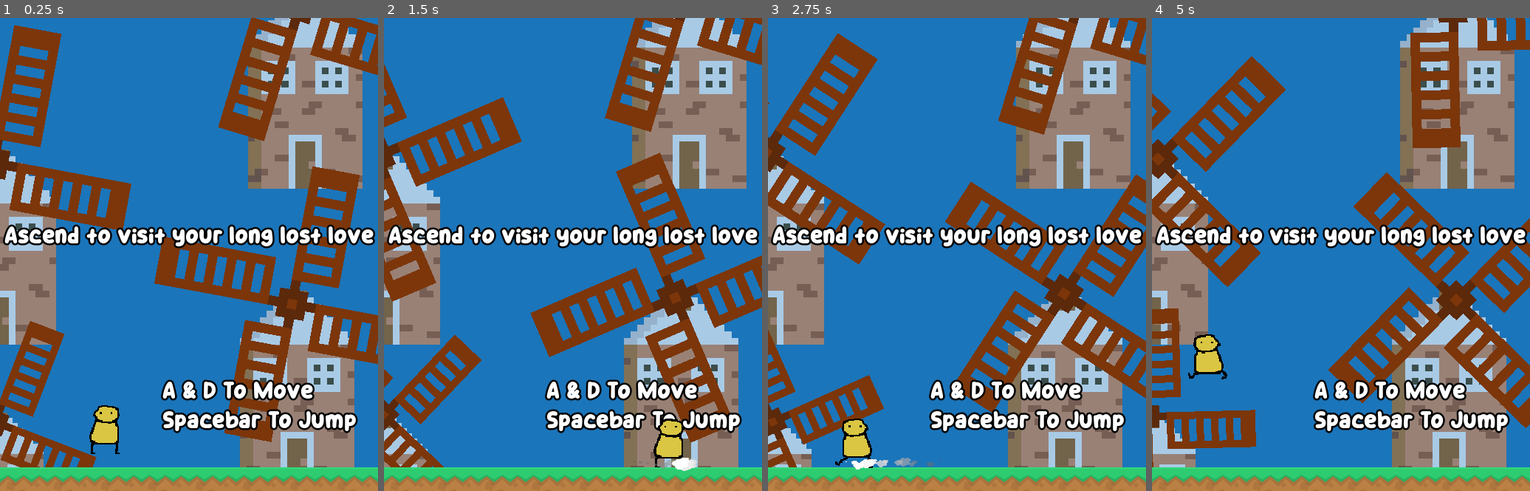
Above: before the commit, frames 1-4 (left to right).
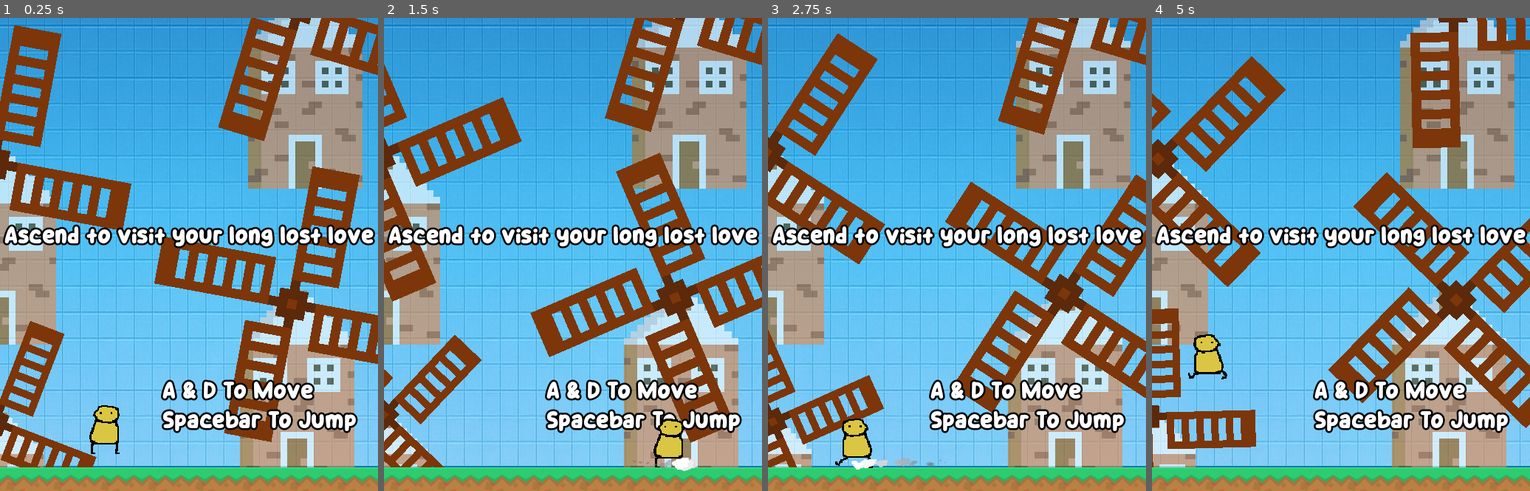
Above: after the commit, the same moments.

Repository: jerrutledge/Windmill-Eternal-Graveyard
Game: Godot game, scene res://Scenes/Levels/Space.tscn
Two runs of this game, one before a commit and one after it. Both use one fixed random seed, a clock stepped at 60 frames per second and the inputs below.
Inputs:
- Up to frame 1 (0.25 s): no input
- Up to frame 2 (1.5 s): hold D (Right) from 0.53 s (still down); tap Space (Jump) at 0.77 s
- Up to frame 3 (2.75 s): tap Space (Jump) at 1.52 s; release D (Right) at 2.03 s; hold A (Left) from 2.03 s (still down)
- Up to frame 4 (5 s): release A (Left) at 2.78 s; hold D (Right) 2.78-4.28 s; tap Space (Jump) at 3.02, 3.77, 4.52 s; hold A (Left) from 4.28 s (still down)

The runs differ from the first frame. In frame 1, 61% of the frame differs, in the area x 0-100%, y 0-95%; in frame 2, 62%; in frame 3, 62%; in frame 4, 62%.

Commit message:
Added background

Diff:
--- a/Scenes/Levels/Space.tscn
+++ b/Scenes/Levels/Space.tscn
@@ -6,6 +6,7 @@
 [ext_resource type="PackedScene" uid="uid://bi0n7l4o3nbwc" path="res://Scenes/Prefabs/windmill_prefab.tscn" id="6_fi0cj"]
 [ext_resource type="Script" uid="uid://g6oa1rfikatd" path="res://Scripts/GameManager.gd" id="7_kjypy"]
 [ext_resource type="Texture2D" uid="uid://cfvmdmm8hiau4" path="res://Assets/Textures/windmill_rotor_white.png" id="7_mre42"]
+[ext_resource type="Texture2D" uid="uid://cmsa64es61n40" path="res://Assets/Textures/background_sky_gradient.png" id="8_2qj32"]
 [ext_resource type="Script" uid="uid://domyi75bwl5ad" path="res://Scripts/GameUI.gd" id="8_36dgh"]
 
 [sub_resource type="TileSetAtlasSource" id="TileSetAtlasSource_gs0qk"]
@@ -32,6 +33,13 @@
 sources/0 = SubResource("TileSetAtlasSource_gs0qk")
 
 [node name="Level_01" type="Node2D"]
+
+[node name="TextureRect" type="TextureRect" parent="."]
+offset_left = -204.0
+offset_top = -2163.0
+offset_right = 820.0
+offset_bottom = 62.0
+texture = ExtResource("8_2qj32")
 
 [node name="Player" parent="." instance=ExtResource("3_rrp7e")]
 z_index = 1
Not shown: 1 places in Scenes/Levels/Space.tscn that only renumber resources
